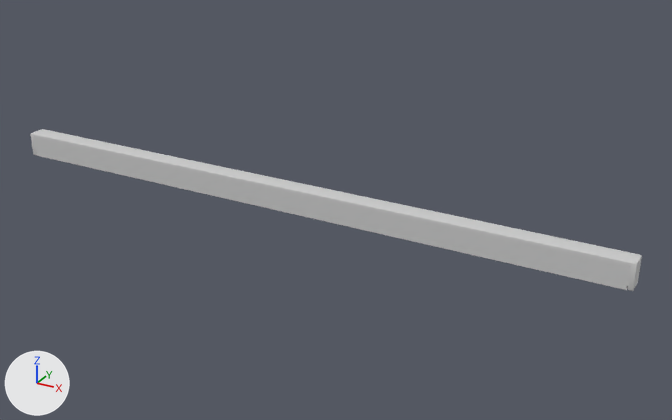
A saved change to the COLLADA model CAMABOX-BX4000.dae.
The view is the same before and after, from a 50 mm camera at (400.0, -650.0, 307.0) aimed at (38.0, 7.0, -22.0). The lights are fixed; the arrows at lower left show +X, +Y and +Z. Where no turn or scale is listed for an object, it has been applied to the vertices.

The first picture shows 'CAMABOX-BX4000-001', 'CAMABOX-BX4000-002'.
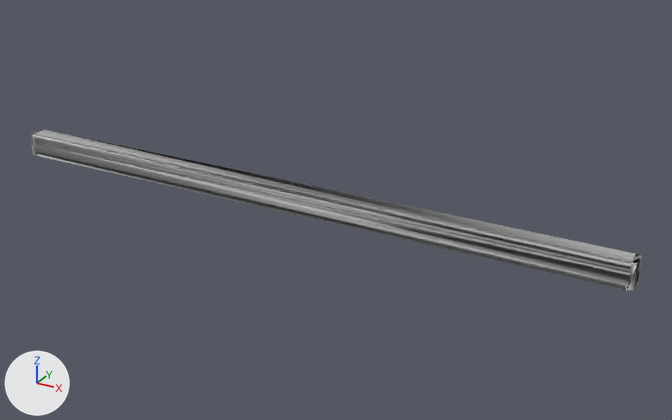
The newer file is also rescaled (x0.01), turned or shifted as a whole; pictures and numbers use the older file's frame.

Where the change shows, as pixel boxes [x1, y1, x2, y2] in the pictures (672 x 420 px):
part 1 of me_camabox_bx4000_002, shading changed: [31, 129, 642, 291] in both

The change, as a list of edits to the scene's bpy script:
```text
Change me_camabox_bx4000_002:
    where me_camabox_bx4000_002.from_pydata(...)  # 1138 vertices, 2228 faces; spans x -300.0..300.0, y -9.0..9.0, z -22.0..1.0
    used by ob_camabox_bx4000_002; location = (0.0, -8.5, -1.5)
    me_camabox_bx4000_002 part 1: edges marked sharp go from 1339 to 2900
Change me_camabox_bx4000_001:
    used by ob_camabox_bx4000_001; location = (0.0, 0.0, -17.6)
    remove me_camabox_bx4000_001.from_pydata(...)  # 354 vertices, 363 faces; spans x -295.0..295.0, y -17.0..0.0, z -5.0..2.0
    remove me_camabox_bx4000_001.materials.append(mat_defaultmaterial)  # light grey #cccccc
    add me_camabox_bx4000_001.from_pydata(...)  # 354 vertices, 664 faces; spans x -295.0..295.0, y -17.0..0.0, z -5.0..2.0
    me_camabox_bx4000_001 part 2: the surface is now shaded smooth
```
